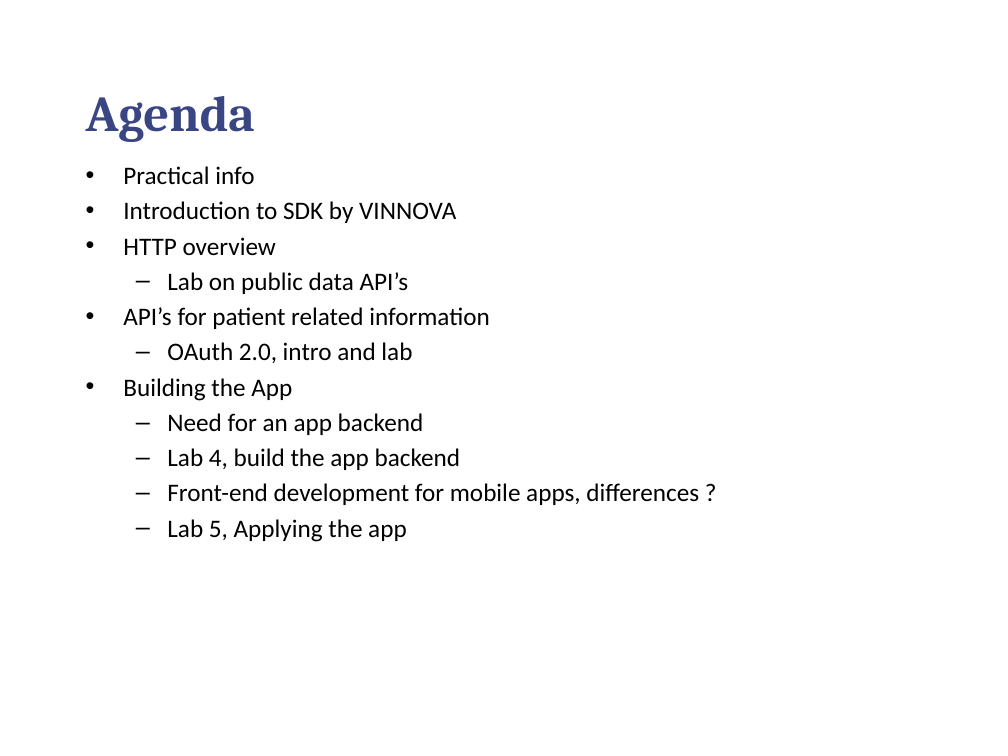
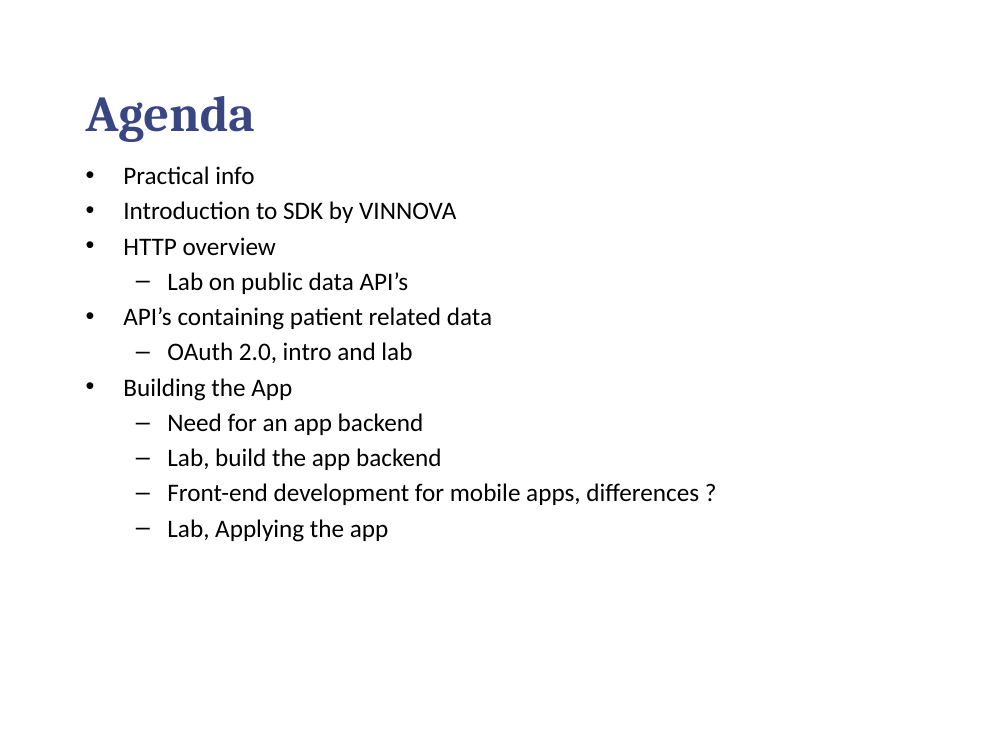
Before and after one commit to chilmers/cadec-healthcare-api-tutorial, a slide deck: slide 3 of Cadec-vårdens-apier.pptx. Drawn at 1008x756 pixels with LibreOffice and Linux fonts; fonts in the diff are those of the drawing; background and template pictures are left out. Boxes give left, top, right and bottom in pixels: in the first picture for what was removed or moved away, otherwise in the second. Text is boxed around its words. In the diff, an @@ line names an element or a change of style, - is before the commit and + after.

```diff
--- a/Cadec-vårdens-apier.pptx
+++ b/Cadec-vårdens-apier.pptx
@@ text at (123,307,492,330): text changed @@
-• API’s for patient related information
+• API’s containing patient related data
@@ text at (167,448,442,470): text changed @@
-  – Lab 4, build the app backend
+  – Lab, build the app backend
@@ text at (167,519,389,542): text changed @@
-  – Lab 5, Applying the app
+  – Lab, Applying the app
```
Also in this commit, not shown: 8 other slides changed.
